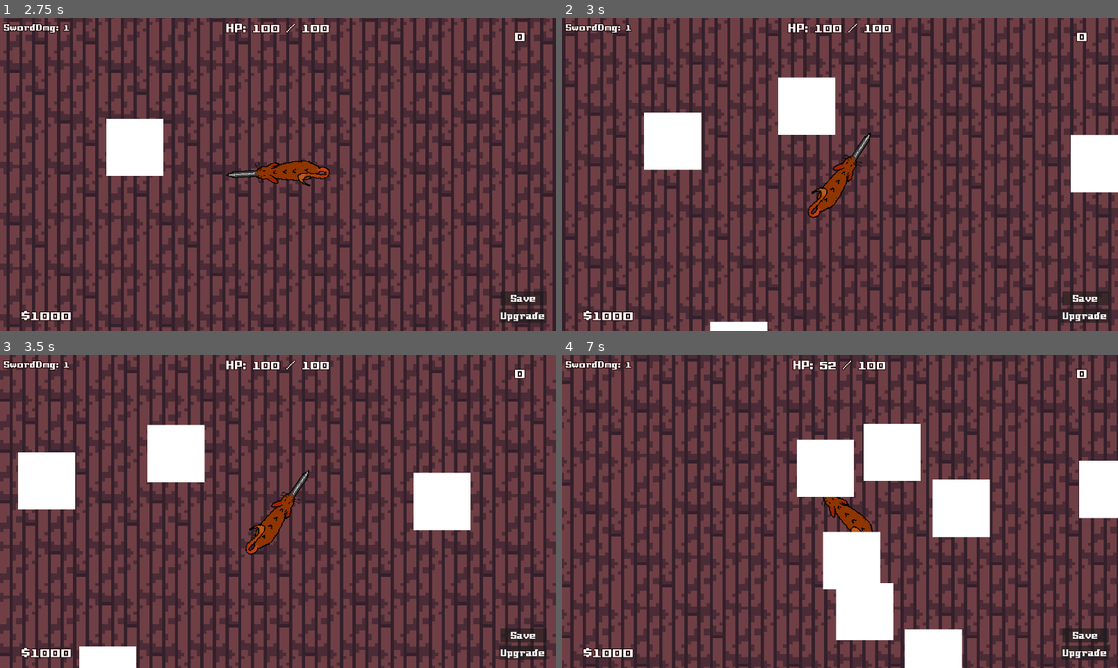
Above: before the commit, frames 1-4 (two rows, left to right).
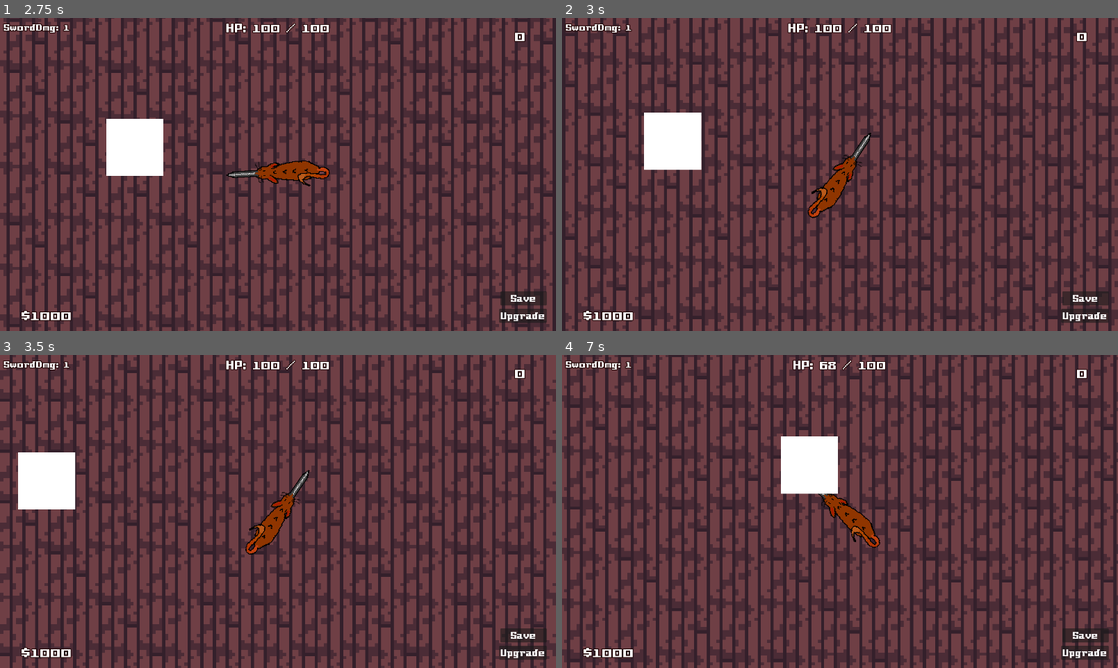
Above: after the commit, the same moments.

Repository: snoutibur-academic/Dingy-Dungeon-Game
Game: Godot game, scene res://Scenes/Main/Main.tscn
Same seed, same stepped clock (60 frames per second), same inputs: the game is played once before the commit and once after it.
Inputs (mouse positions are in pixels of both pictures, inside the frame that each line leads up to):
- Up to frame 1 (2.75 s): click "Load from save" at 0.5 s; move the mouse to (400, 158) at 1.27 s; hold D (right) 1.28-2.03 s; move the mouse to (166, 190) at 2.02 s; hold S (down) from 2.03 s (still down)
- Up to frame 2 (3 s): move the mouse to (895, 105) at 2.77 s; release S (down) at 2.78 s; hold D (right) from 2.78 s (still down)
- Up to frame 3 (3.5 s): keep holding D (right)
- Up to frame 4 (7 s): move the mouse to (812, 574) at 3.52 s; release D (right) at 3.53 s; hold W (up) 3.53-4.28 s; move the mouse to (1006, 558) at 4.27 s; hold A (left) 4.28-5.78 s; move the mouse to (673, 464) at 5.02 s; move the mouse to (867, 511) at 5.77 s; hold S (down) 5.78-6.53 s; move the mouse to (756, 433) at 6.52 s; hold D (right) from 6.53 s (still down)

Frame 1 is identical in both runs. In frame 2, 3.8% of the frame differs, in the area x 26-100%, y 18-100%; in frame 3, 4.5%; in frame 4, 56%, in the area x 0-100%, y 0-100%.

Commit message:
Update 1Level.gd

Diff:
--- a/Scenes/Levels/1Level.gd
+++ b/Scenes/Levels/1Level.gd
@@ -6,12 +6,19 @@
 ]
 
 func _process(delta):
-	randomize()
-	var x = randi() % packed_scene.size()
-	location.x = randi_range(1,window_size.x)
-	location.y = randi_range(1,window_size.y)
-	var scene = packed_scene[x].instantiate()
-	scene.position = location
-	add_child(scene)
+	pass
+
 
 #var enemy_1 = preload("res://Mobs/Dingy.tscn")
+
+
+func _on_spawn_timer_timeout():
+	for i in range(randi_range(10,51)):
+		print(i)
+		randomize()
+		var x = randi() % packed_scene.size()
+		location.x = randi_range(1,window_size.x)
+		location.y = randi_range(1,window_size.y)
+		var scene = packed_scene[x].instantiate()
+		scene.position = location
+		add_child(scene)
